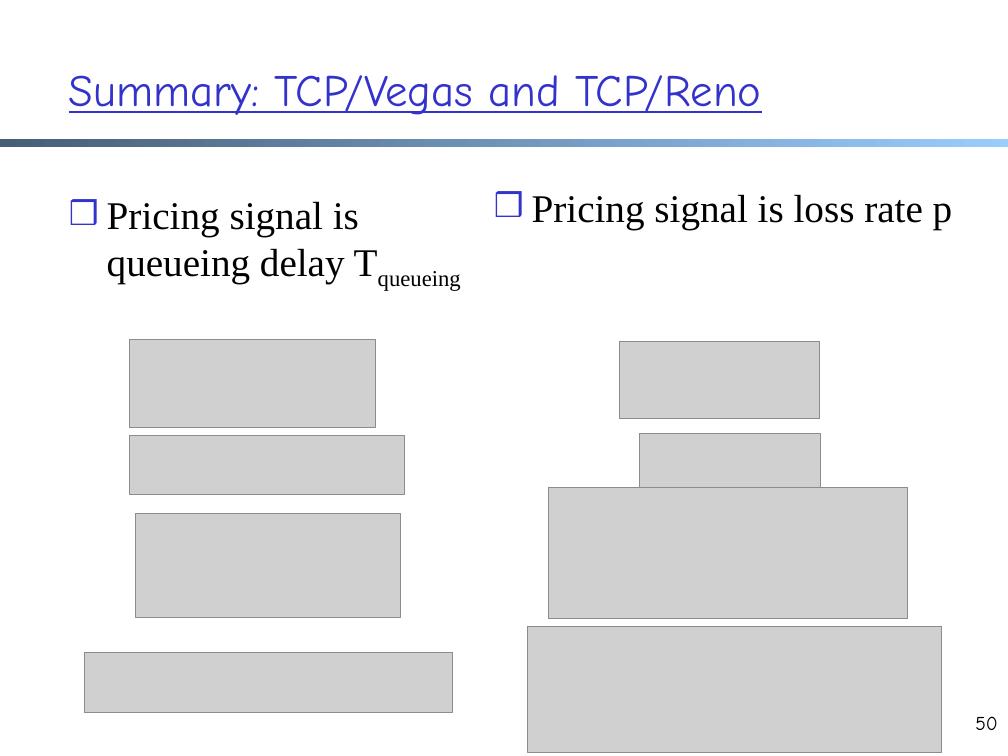
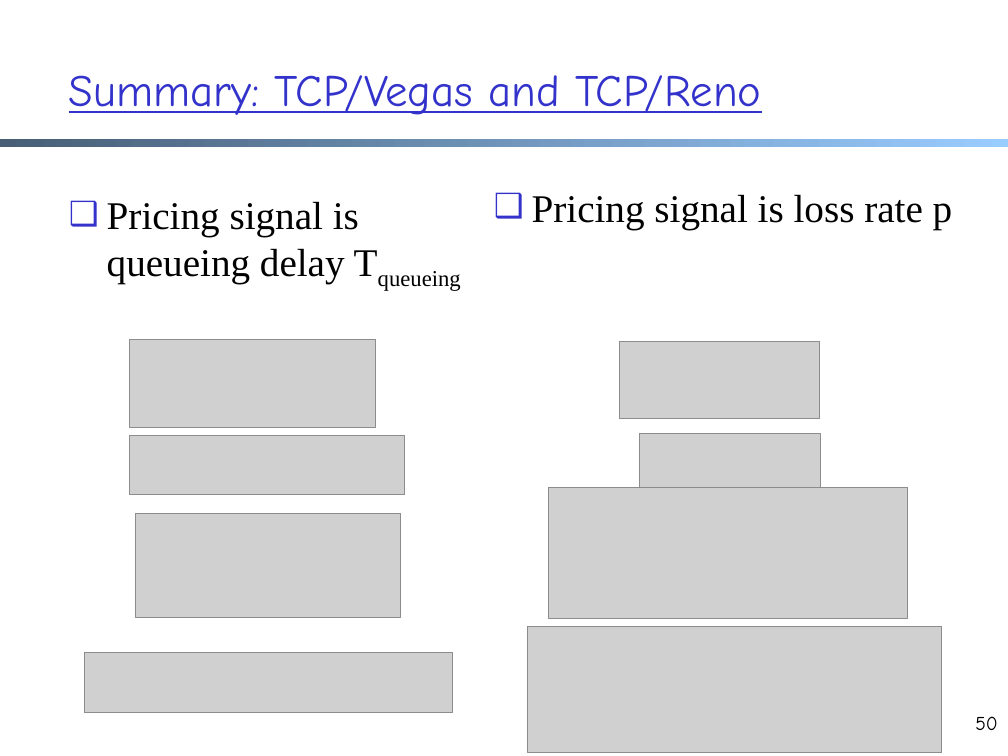
Before and after one commit to xiangq27/xiangq27.github.io, a slide deck: slide 50 of courses/cnns-xmuf21/files/lectures/transport-cc-network-wide-bwalloc-framework.pptx. Drawn at 1008x756 pixels with LibreOffice and Linux fonts; fonts in the diff are those of the drawing; grey boxes stand for pictures; background and template pictures are left out. Boxes give left, top, right and bottom in pixels: in the first picture for what was removed or moved away, otherwise in the second. Text is boxed around its words. In the diff, an @@ line names an element or a change of style, - is before the commit and + after.

```diff
--- a/courses/cnns-xmuf21/files/lectures/transport-cc-network-wide-bwalloc-framework.pptx
+++ b/courses/cnns-xmuf21/files/lectures/transport-cc-network-wide-bwalloc-framework.pptx
@@ text "Pricing signal is loss rate ..." at bbox=[532, 194, 953, 229]: bullet ❒ to ❑ @@
@@ text "Pricing signal is queueing delay ..." at bbox=[107, 201, 359, 284]: bullet ❒ to ❑ @@
```
Also in this commit, not shown: 25 other slides changed, 7 other files.
